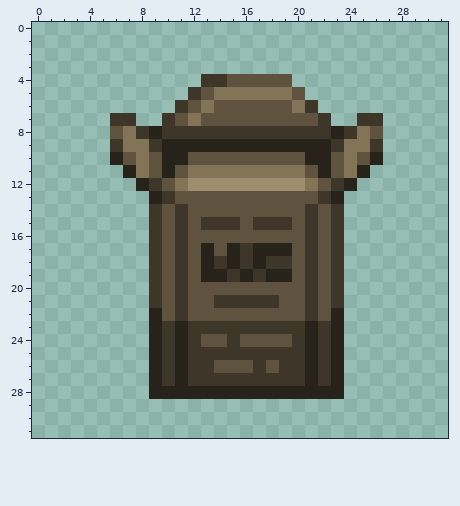
A pixel-art sprite gets an edit: Resources/Textures/_RMC14/Objects/Consumable/Food/mre_other.rsi/wy_mealpackopened.png. That is the earlier state.
The file is 32x32 pixels.
After:
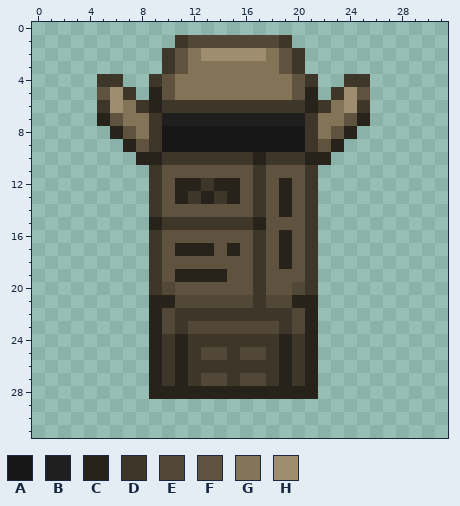
Palette (. is transparent): A #171717  B #1f1f1f  C #28231a  D #3d3629  E #524837  F #5f533f  G #837357  H #9f8d6f
Change:
Changed rows in their new state; - is an unchanged pixel.
first column x 5:
 1 ------DEEEEEEED-------
 2 -----DFGHHHHHGFD------
 3 -----DFGGGGGGGFD------
 4 DD--DFGGGGGGGGGFD--DD-
 5 FHD-CFGGG-------C-DHF-
 6 DHGDCD-DDDDDDDDDCDGHD-
 7 CFGGDBBBBBBBBBBBDGGFC.
 8 -CFGDAAAAAAAAAAA-GFC..
 9 -.CF-AAAAAAAAAAADFC...
10 -..CCDDDDDDDCDDD--....
11 --..DF-FFFFFDFFFD....-
12 ---.--CCDCCFDFCFD...--
13 ----DFCDCDC-D-C-D..---
14 ------F-----D-C--..---
15 ----CD-D---DCFF--..---
16 ------F-----D-C--..---
17 ------CC---FDF---..---
18 ------F-FFFFDFC--..---
19 ------CC--FF-FF--..---
20 -----EF-----D--E-..---
21 ----CCEEEEEE-EECC..---
22 -----E-DDDDDDDDEC..---
23 -----EDEEEEEEE-E-..---
24 --------DD-DDDC--..---
25 --------EE-EE-C--..---
26 ---------DDD-DC--..---
27 --------EE-EE-C--..---
28 -----------------..---
Pixel boxes of the changes (left, top, right, bottom) in both pictures:
changed: (97, 35, 383, 399)
